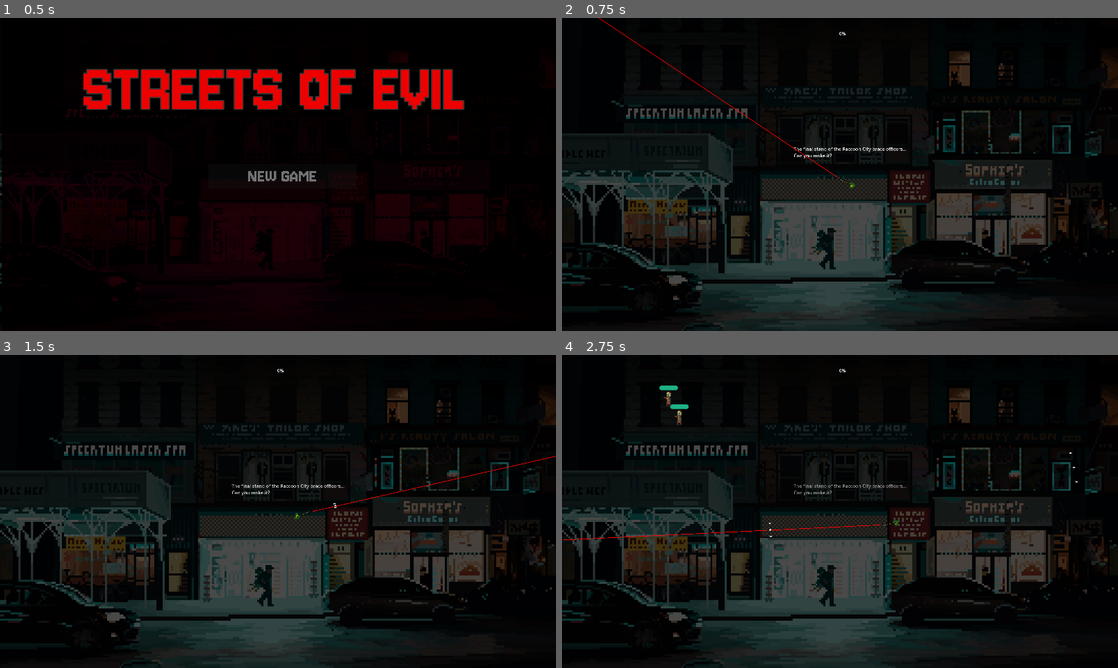
Above: before the commit, frames 1-4 (two rows, left to right).
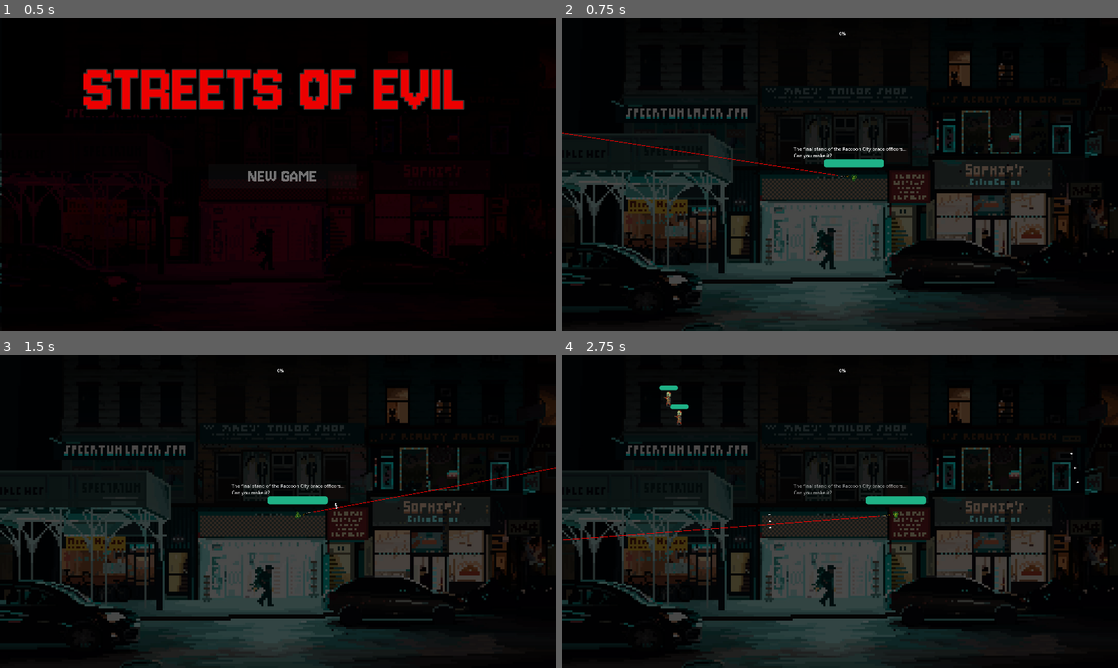
Above: after the commit, the same moments.

Repository: blacksagres/streets-of-evil
Game: Godot game, scene res://world.tscn
Two runs of this game, one before a commit and one after it. Both use one fixed random seed, a clock stepped at 60 frames per second and the inputs below.
Inputs (mouse positions are in pixels of both pictures, inside the frame that each line leads up to):
- Up to frame 1 (0.5 s): no input
- Up to frame 2 (0.75 s): click "NEW GAME" at 0.5 s
- Up to frame 3 (1.5 s): tap Enter (ui_accept) at 1.25 s; move the mouse to (400, 495) at 1.27 s; hold Right (move_right) from 1.28 s (still down); hold Space (shoot) from 1.28 s (still down)
- Up to frame 4 (2.75 s): keep holding Right (move_right); tap Enter (ui_accept) at 1.52, 2.27 s; move the mouse to (728, 527) at 2.02 s; release Space (shoot) at 2.03 s; tap Space (shoot) at 2.1 s

Frame 1 is identical in both runs. In frame 2, 0.6% of the frame differs, in the area x 0-58%, y 0-55%; in frame 3, 0.5%; in frame 4, 0.6%.

Commit message:
add reset when player dies - game over WIP

Diff:
--- a/characters/enemy.tscn
+++ b/characters/enemy.tscn
@@ -7,6 +7,9 @@
 [ext_resource type="PackedScene" uid="uid://d0amu1v20wlc4" path="res://characters/effects/damage_display/DamageDisplay.tscn" id="6_u8tuc"]
 
 [sub_resource type="CapsuleShape2D" id="CapsuleShape2D_dbwbs"]
+height = 52.0
+
+[sub_resource type="CapsuleShape2D" id="CapsuleShape2D_toq4n"]
 height = 52.0
 
 [sub_resource type="CircleShape2D" id="CircleShape2D_wa0eo"]
@@ -29,9 +32,18 @@
 position = Vector2(0, -26)
 shape = SubResource("CapsuleShape2D_dbwbs")
 
+[node name="Hitbox" type="Area2D" parent="."]
+collision_layer = 4
+collision_mask = 0
+
+[node name="CollisionShape2D" type="CollisionShape2D" parent="Hitbox"]
+position = Vector2(0, -26)
+shape = SubResource("CapsuleShape2D_toq4n")
+debug_color = Color(0.0682679, 0.60545, 0.381477, 0.419608)
+
 [node name="Hurtbox" type="Area2D" parent="."]
 unique_name_in_owner = true
-collision_layer = 4
+collision_layer = 0
 collision_mask = 3
 monitorable = false
 script = ExtResource("2_nhupr")
--- a/characters/player/player.gd
+++ b/characters/player/player.gd
@@ -2,15 +2,18 @@
 extends CharacterBody2D
 
 @onready var animation_player := $AnimationPlayer
-@onready var character_sprite := $PlayerSprites
+@onready var character_sprite := $PlayerSprite
 
-@onready var laser_sight := $LaserSight
+@onready var laser_sight := $PlayerSprite/LaserSight
 @onready var attack_speed := $AttackSpeedTimer
+@onready var healthbar :Healthbar = $Healthbar
+
+
+@onready var hurtbox := $Hurtbox
+# External dependencies, weapons, equipment, etc
+@onready var shotgun := $PlayerSprite/Shotgun
 
 @export var status: PlayerStatus
-
-# External dependencies, weapons, equipment, etc
-@onready var shotgun := $Shotgun
 
 const JUMP_VELOCITY = -400.0
 
@@ -29,8 +32,9 @@
 func _ready() -> void:
 	# attack_speed.wait_time = status.fire_rate
 	# attack_speed.timeout.connect(attack)
-
+	healthbar.set_initial_health(100)
 	status.increased_status.connect(on_status_increase)
+	hurtbox.area_entered.connect(on_damage_taken)
 
 
 func _physics_process(delta: float) -> void:
@@ -42,6 +46,12 @@
 
 	# Process movement and execute it in game
 	move_and_slide()
+
+func on_damage_taken(_area: Area2D) -> void:
+	healthbar.update_current_health(-10)
+
+	if(healthbar.get_current_health() == 0):
+		GameStateManager.game_over()
 
 func handle_shoot_command() -> void:
 	if Input.is_action_just_pressed('shoot') or Input.is_action_pressed('shoot'):
@@ -74,6 +84,7 @@
 	current_state = PlayerState.IDLE
 
 func flip_sprites() -> void:
+	pass
 	# moving forward
 	if velocity.x > 0:
 		character_sprite.flip_h = true
@@ -96,7 +107,7 @@
 		velocity.y = JUMP_VELOCITY
 
 func handle_movement_input() -> void:
-	look_at(get_global_mouse_position())
+	$PlayerSprite.look_at(get_global_mouse_position())
 	# Get the input direction and handle the movement/deceleration.
 	# As good practice, you should replace UI actions with custom gameplay actions.
 	var direction = Input.get_vector("move_left", "move_right", "move_up", "move_down")
@@ -106,6 +117,8 @@
 
 	if velocity.x == 0:
 		is_idle()
+
+
 
 # Should I have an animation module?
 
--- a/characters/player/player.tscn
+++ b/characters/player/player.tscn
@@ -7,6 +7,7 @@
 [ext_resource type="PackedScene" uid="uid://c7uqq6xixufdi" path="res://components/weapons/shotgun/Shotgun.tscn" id="3_c6leb"]
 [ext_resource type="Script" uid="uid://davfvldraeelq" path="res://characters/attack_speed_timer.gd" id="4_x0jl3"]
 [ext_resource type="Script" uid="uid://diglb6uh3awst" path="res://characters/player/laser_sight.gd" id="7_dirf7"]
+[ext_resource type="PackedScene" uid="uid://ddl14tax45g6q" path="res://components/healthbar.tscn" id="8_idpv6"]
 
 [sub_resource type="Resource" id="Resource_c6leb"]
 script = ExtResource("2_ixbpm")
@@ -27,7 +28,7 @@
 tracks/0/type = "value"
 tracks/0/imported = false
 tracks/0/enabled = true
-tracks/0/path = NodePath("PlayerSprites:frame")
+tracks/0/path = NodePath("PlayerSprite:frame")
 tracks/0/interp = 1
 tracks/0/loop_wrap = true
 tracks/0/keys = {
@@ -45,7 +46,7 @@
 tracks/0/type = "value"
 tracks/0/imported = false
 tracks/0/enabled = true
-tracks/0/path = NodePath("PlayerSprites:frame")
+tracks/0/path = NodePath("PlayerSprite:frame")
 tracks/0/interp = 1
 tracks/0/loop_wrap = true
 tracks/0/keys = {
@@ -62,7 +63,7 @@
 tracks/0/type = "value"
 tracks/0/imported = false
 tracks/0/enabled = true
-tracks/0/path = NodePath("PlayerSprites:frame")
+tracks/0/path = NodePath("PlayerSprite:frame")
 tracks/0/interp = 1
 tracks/0/loop_wrap = true
 tracks/0/keys = {
@@ -79,18 +80,40 @@
 &"walk": SubResource("Animation_evndh")
 }
 
+[sub_resource type="CapsuleShape2D" id="CapsuleShape2D_idpv6"]
+
 [node name="Player" type="CharacterBody2D"]
 script = ExtResource("1_dnjla")
 status = SubResource("Resource_c6leb")
 
-[node name="PlayerSprites" type="Sprite2D" parent="."]
-position = Vector2(-16, -28)
+[node name="Healthbar" parent="." instance=ExtResource("8_idpv6")]
+offset_left = -104.0
+offset_top = -80.0
+offset_right = 104.0
+offset_bottom = -53.0
+
+[node name="PlayerSprite" type="Sprite2D" parent="."]
+position = Vector2(0, -16)
 texture = ExtResource("2_tory2")
-centered = false
 flip_h = true
 hframes = 3
 vframes = 2
 frame = 1
+
+[node name="Shotgun" parent="PlayerSprite" instance=ExtResource("3_c6leb")]
+position = Vector2(32, 4)
+
+[node name="LaserSight" type="RayCast2D" parent="PlayerSprite"]
+position = Vector2(56, 0)
+target_position = Vector2(136, 0)
+script = ExtResource("7_dirf7")
+
+[node name="LaserLine" type="Line2D" parent="PlayerSprite/LaserSight"]
+modulate = Color(2, 0, 0, 1)
+points = PackedVector2Array(0, 0, 40, 0, 136, 0)
+width = 2.0
+begin_cap_mode = 2
+end_cap_mode = 2
 
 [node name="PlayerCollision" type="CollisionShape2D" parent="."]
 position = Vector2(0, -15)
@@ -118,17 +141,11 @@
 autostart = true
 script = ExtResource("4_x0jl3")
 
-[node name="Shotgun" parent="." instance=ExtResource("3_c6leb")]
-position = Vector2(32, -12)
+[node name="Hurtbox" type="Area2D" parent="."]
+collision_layer = 0
+collision_mask = 4
 
-[node name="LaserSight" type="RayCast2D" parent="."]
-position = Vector2(56, -16)
-target_position = Vector2(136, 0)
-script = ExtResource("7_dirf7")
-
-[node name="LaserLine" type="Line2D" parent="LaserSight"]
-modulate = Color(2, 0, 0, 1)
-points = PackedVector2Array(0, 0, 40, 0, 136, 0)
-width = 2.0
-begin_cap_mode = 2
-end_cap_mode = 2
+[node name="CollisionShape2D" type="CollisionShape2D" parent="Hurtbox"]
+position = Vector2(0, -15)
+shape = SubResource("CapsuleShape2D_idpv6")
+debug_color = Color(0.853756, 0.30439, 0.541965, 0.42)
--- a/system/game_state_manager.gd
+++ b/system/game_state_manager.gd
@@ -23,7 +23,14 @@
 	state = GameState.PLAYING
 	game_state_changed.emit(state)
 
+func game_over() -> void:
+	state = GameState.START_MENU
+	game_state_changed.emit(state)
+
 # Utility state functions
+
+func isGameOver() -> bool:
+	return state == GameState.START_MENU
 
 func isPausable() -> bool:
 	return state == GameState.PLAYING
--- a/world.gd
+++ b/world.gd
@@ -55,6 +55,12 @@
 	GameStateManager.GameState.START_MENU
 	].has(new_state)
 
+	if GameStateManager.isGameOver():
+		# RESET
+		var current_scene = get_tree().current_scene
+		get_tree().reload_current_scene() # Godot 4 built-in
+
+
 
 func on_mob_timeout_spawn():
 	# Create a new instance of the Mob scene.
Not shown: 1 places in characters/enemy.tscn that only renumber resources
Not shown: 1 places in characters/player/player.tscn that only renumber resources
